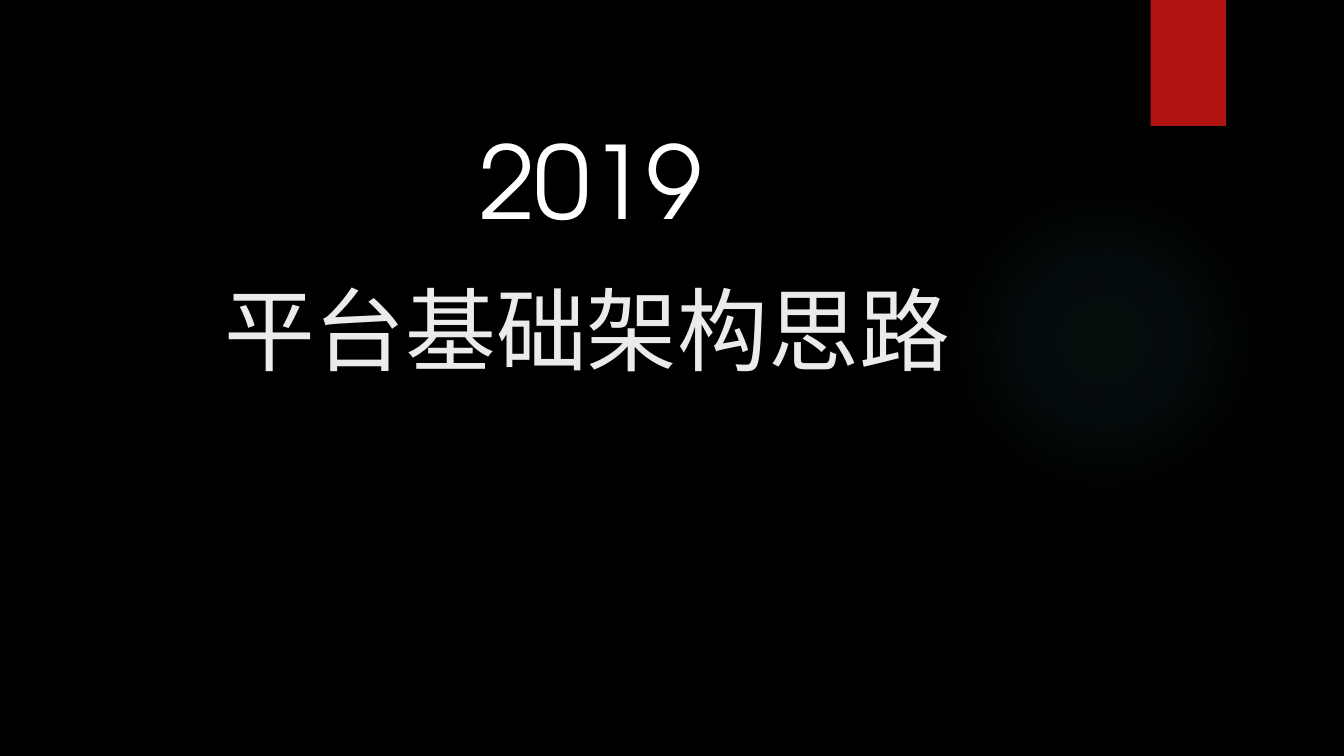
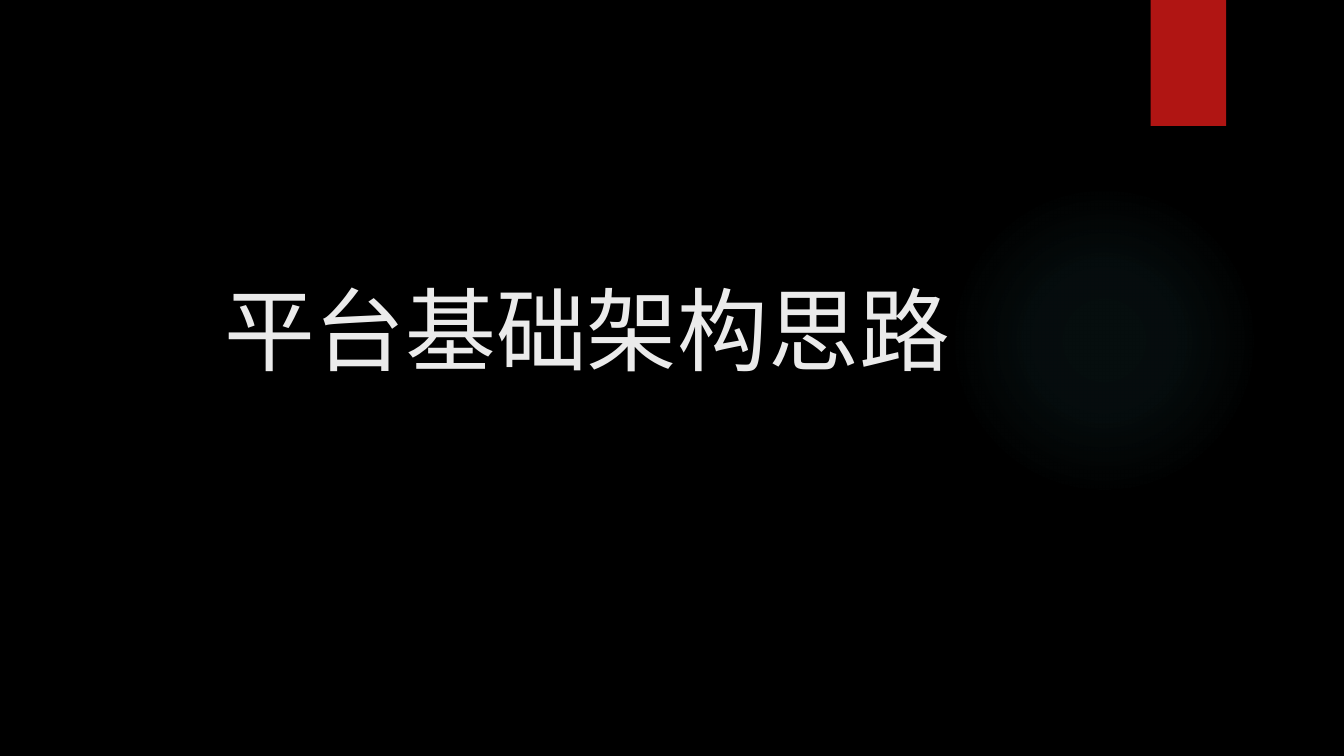
Before and after one commit to jason19839999/tecLib, a slide deck: slide 1 of 平台基础架构基本思路.pptx. Drawn at 1344x756 pixels with LibreOffice and Linux fonts; fonts in the diff are those of the drawing; background and template pictures are left out. Boxes give left, top, right and bottom in pixels: in the first picture for what was removed or moved away, otherwise in the second. Text is boxed around its words. In the diff, an @@ line names an element or a change of style, - is before the commit and + after.

```diff
--- a/平台基础架构基本思路.pptx
+++ b/平台基础架构基本思路.pptx
@@ text removed at (479,143,702,221) @@
-2019
```
Also in this commit, not shown: 1 other file.
